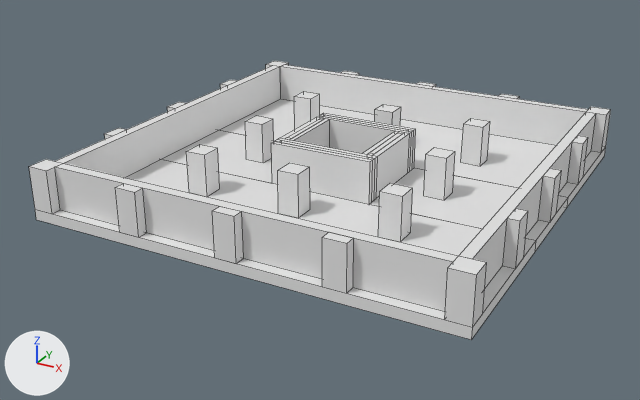
One commit to the Blender file Assets/Art/Models/ProvisionalModel/Blender~/Stage_Building_HighRiseA_Ground_01.blend: the scene before it, then after it.
One viewpoint serves both versions: a camera (50 mm lens) standing at (28.6, -55.9, 26.2) and looking at (-1.1, -2.0, -0.7). Every picture has the same lights, and +X, +Y and +Z are marked at lower left. The older version comes first. Mesh edges are drawn as thin lines.

Names of what the first picture shows: 'Stage_Building_HighRiseA_Ground_01_Concrete', 'Stage_Building_HighRiseA_Ground_01_Glass', 'Stage_Building_HighRiseA_Ground_01_Rebar'.
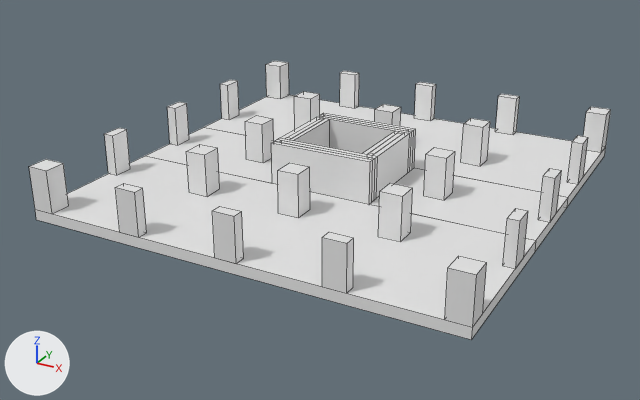
Changed parts and their boxes [x1, y1, x2, y2] in the pictures (640 x 400 px):
'Stage_Building_HighRiseA_Ground_01_Glass', deleted
    before: [55, 65, 596, 312]

The change, as a diff of the scene's bpy script:
```diff
--- a/Assets/Art/Models/ProvisionalModel/Blender~/Stage_Building_HighRiseA_Ground_01.blend.py
+++ b/Assets/Art/Models/ProvisionalModel/Blender~/Stage_Building_HighRiseA_Ground_01.blend.py
@@ ob_stage_building_highrisea_ground_01_glass @@
-ob_stage_building_highrisea_ground_01_glass = bpy.data.objects.new('Stage_Building_HighRiseA_Ground_01_Glass', me_stage_building_highrisea_ground_01_glass)
-ob_stage_building_highrisea_ground_01_glass.parent = ob_stage_building_highrisea_ground_01
-ob_stage_building_highrisea_ground_01_glass.location = (0.0, 0.0, 0.0)
```
